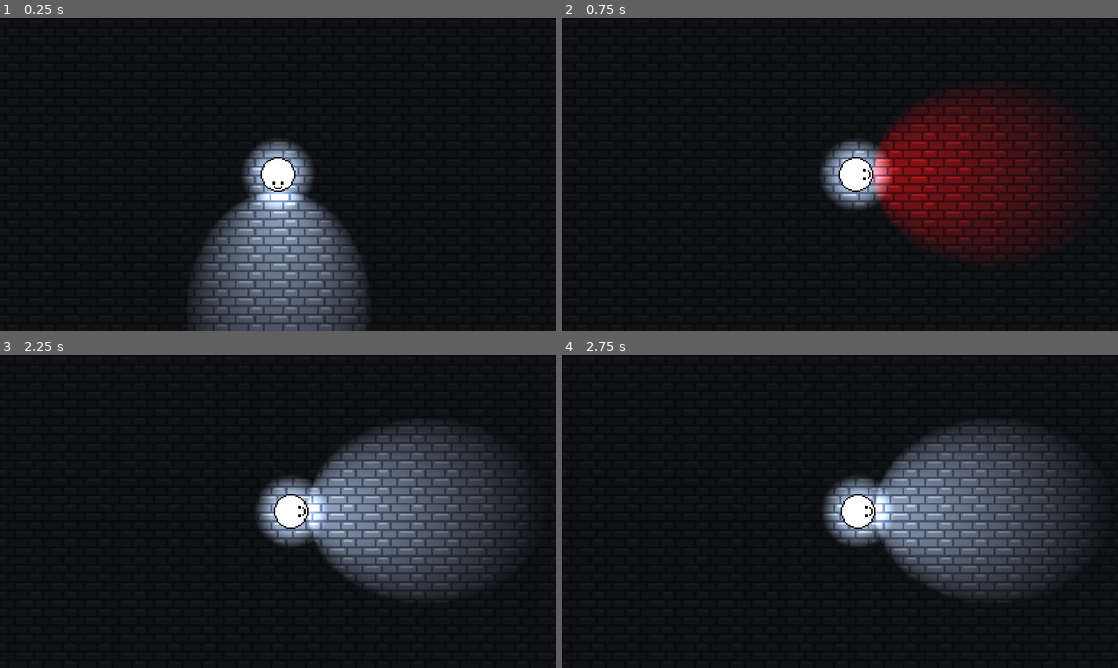
Above: before the commit, frames 1-4 (two rows, left to right).
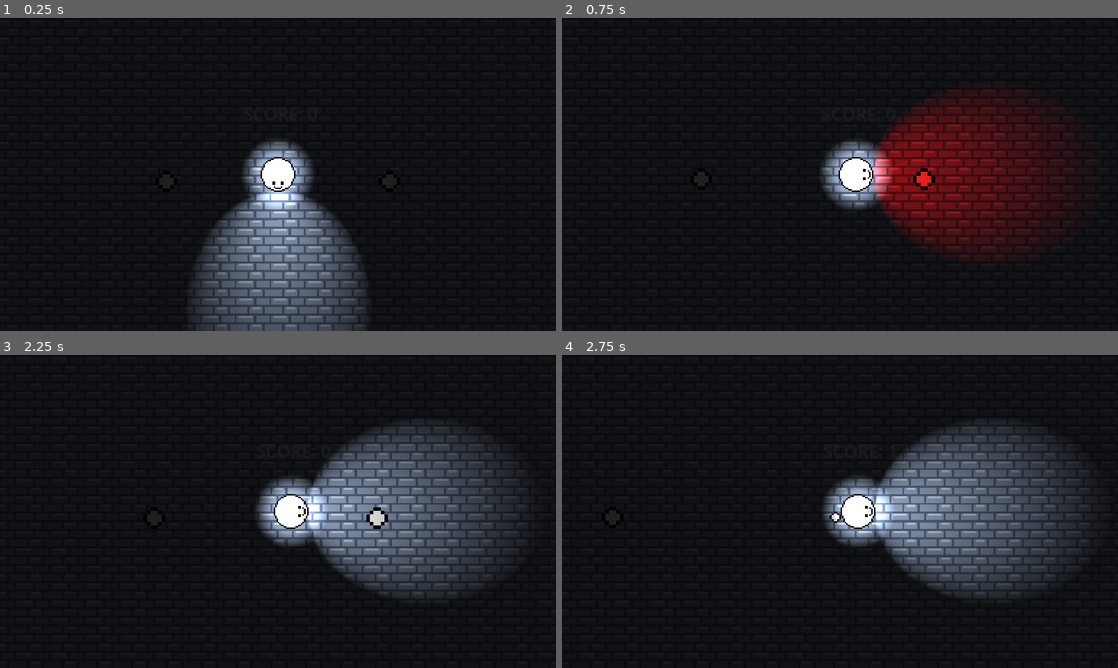
Above: after the commit, the same moments.

Repository: ToumaKamijou/Game-Making-A3
Game: Godot game, scene res://scenes/2D/levels/test_level.tscn
The game is run twice, just before and just after one commit, with the same random seed, the same clock (stepped at 60 frames per second) and the same inputs.
Inputs:
- Up to frame 1 (0.25 s): no input
- Up to frame 2 (0.75 s): tap Enter at 0.5 s; hold D (move_right) from 0.53 s (still down); hold Space (change_flash_color) from 0.53 s (still down)
- Up to frame 3 (2.25 s): release D (move_right) at 1.28 s; release Space (change_flash_color) at 1.28 s; hold S (move_down) 1.28-2.03 s; tap F (show_flashlight) at 1.35 s; hold D (move_right) from 2.03 s (still down); tap R at 2.1 s
- Up to frame 4 (2.75 s): keep holding D (move_right)

The runs differ from the first frame. In frame 1, less than 0.1% of the frame differs, in the area x 30-72%, y 50-55%; in frame 2, 0.2%; in frame 3, 0.2%, in the area x 28-70%, y 48-56%; in frame 4, less than 0.1%.

Commit message:
collectibles
imported very basic collectible functionality. score text hovering over player is extremely ugly but just for prototyping purposes. clearly shows off when score changes.
also changed project settings to use linear texture filtering by default

Diff:
--- a/a-3-game/project.godot
+++ b/a-3-game/project.godot
@@ -70,6 +70,10 @@
 2d_render/layer_1="Tiles"
 2d_render/layer_6="Player"
 
+[rendering]
+
+textures/canvas_textures/default_texture_filter=0
+
 [shader_globals]
 
 SHADER_TIME={
--- /dev/null
+++ b/a-3-game/scenes/2D/items/coin.gd
@@ -0,0 +1,33 @@
+extends Area2D
+
+# values adjustable in inspector per separate instance. change here to adjust defaults
+@export var score_amount: int = 1
+@export var bob_height: float = 15.0
+@export var bob_speed: float = 2.0
+
+@onready var audio = $AudioStreamPlayer2D
+
+# fetch starting position and time for bob function
+@onready var start_y: float = global_position.y
+var t: float = 0.0
+
+var collected = false
+
+func _physics_process(delta: float) -> void:
+	# bob up and down
+	t += delta
+	var d = sin((t * bob_speed) + 1) / 2
+	global_position.y = start_y + (d * bob_height)
+
+	# destroy self if collected
+	if collected == true:
+		scale -= Vector2(.1,.1) * 2
+		if scale <= Vector2(.5,.5):
+			audio.play()
+			queue_free()
+
+func _on_body_entered(body: Node2D) -> void:
+	if body.is_in_group("player") and collected == false:
+		body.add_score(score_amount)
+		print("collected")
+		collected = true
--- /dev/null
+++ b/a-3-game/scenes/2D/items/coin.tscn
@@ -0,0 +1,26 @@
+[gd_scene load_steps=5 format=3 uid="uid://d3wlvkrkhjw2b"]
+
+[ext_resource type="Texture2D" uid="uid://bxb2v6hbrpupb" path="res://assets/2D/sprites/coin.png" id="1_5jyeu"]
+[ext_resource type="Script" uid="uid://dwo3hq0loeh7n" path="res://scenes/2D/items/coin.gd" id="1_bmwih"]
+[ext_resource type="AudioStream" uid="uid://brf65vvyu0374" path="res://assets/sound/coin.ogg" id="3_xilg1"]
+
+[sub_resource type="CircleShape2D" id="CircleShape2D_5jyeu"]
+radius = 3.0
+
+[node name="coin" type="Area2D"]
+scale = Vector2(5, 5)
+collision_layer = 4
+script = ExtResource("1_bmwih")
+metadata/_edit_group_ = true
+
+[node name="Sprite2D" type="Sprite2D" parent="."]
+texture_filter = 1
+texture = ExtResource("1_5jyeu")
+
+[node name="CollisionShape2D" type="CollisionShape2D" parent="."]
+shape = SubResource("CircleShape2D_5jyeu")
+
+[node name="AudioStreamPlayer2D" type="AudioStreamPlayer2D" parent="."]
+stream = ExtResource("3_xilg1")
+
+[connection signal="body_entered" from="." to="." method="_on_body_entered"]
--- a/a-3-game/scenes/2D/levels/test_level.tscn
+++ b/a-3-game/scenes/2D/levels/test_level.tscn
@@ -1,8 +1,9 @@
-[gd_scene load_steps=7 format=4 uid="uid://cb375mffsapay"]
+[gd_scene load_steps=8 format=4 uid="uid://cb375mffsapay"]
 
 [ext_resource type="Texture2D" uid="uid://bj485ule5ltb0" path="res://assets/2D/sprites/tilemaps/stone_tile.png" id="1_ffd7h"]
 [ext_resource type="PackedScene" uid="uid://cxwyepp3mbvej" path="res://scenes/2D/player/player.tscn" id="1_ho7r7"]
 [ext_resource type="Script" uid="uid://cyl32akq4gu64" path="res://scripts/UI/test_level.gd" id="1_kpcvt"]
+[ext_resource type="PackedScene" uid="uid://d3wlvkrkhjw2b" path="res://scenes/2D/items/coin.tscn" id="4_1wh7b"]
 
 [sub_resource type="TileSetAtlasSource" id="TileSetAtlasSource_kpcvt"]
 texture = ExtResource("1_ffd7h")
@@ -52,6 +53,12 @@
 [node name="Player" parent="SubViewportContainer/SubViewport" instance=ExtResource("1_ho7r7")]
 position = Vector2(960, 540)
 
+[node name="coin" parent="SubViewportContainer/SubViewport" instance=ExtResource("4_1wh7b")]
+position = Vector2(806, 542.00006)
+
+[node name="coin2" parent="SubViewportContainer/SubViewport" instance=ExtResource("4_1wh7b")]
+position = Vector2(1114.0001, 542.00006)
+
 [node name="Display" type="Control" parent="."]
 layout_mode = 3
 anchors_preset = 0
--- a/a-3-game/scenes/2D/player/player.tscn
+++ b/a-3-game/scenes/2D/player/player.tscn
@@ -20,6 +20,9 @@
 fill_from = Vector2(0.5, 0.5)
 fill_to = Vector2(0.90000004, 0.1)
 metadata/_snap_enabled = true
+
+[sub_resource type="LabelSettings" id="LabelSettings_qy10c"]
+font_size = 12
 
 [node name="Player" type="CharacterBody2D" groups=["player"]]
 visibility_layer = 32
@@ -56,3 +59,11 @@
 [node name="PointLight2D" type="PointLight2D" parent="."]
 texture_filter = 1
 texture = SubResource("GradientTexture2D_qy10c")
+
+[node name="ScoreText" type="Label" parent="."]
+offset_left = -24.5
+offset_top = -50.5
+offset_right = 52.5
+offset_bottom = -13.5
+text = "SCORE: 0"
+label_settings = SubResource("LabelSettings_qy10c")
--- a/a-3-game/scripts/2D/player/player.gd
+++ b/a-3-game/scripts/2D/player/player.gd
@@ -1,6 +1,9 @@
 extends CharacterBody2D
 class_name Player
 
+# variables for collectible tracking
+@onready var score_text: Label = $ScoreText
+var score: int
 
 @onready var _sprite: Sprite2D = $Sprite2D
 @onready var _flashlight: PointLight2D = $Sprite2D/Flashlight
@@ -64,3 +67,7 @@
 			_flashlight.color = Color.LIME_GREEN
 		Global.LIGHT_COLOR.BLUE:
 			_flashlight.color = Color.ROYAL_BLUE
+
+func add_score(score_amount):
+	score += score_amount
+	score_text.text = str("SCORE: ", score)
Binary file added: a-3-game/assets/2D/sprites/coin.png
Not shown, added: a-3-game/assets/2D/sprites/coin.png.import
Not shown, added: a-3-game/assets/sound/coin.ogg.import
Not shown, added: a-3-game/scenes/2D/items/coin.gd.uid
Not shown: 1 places in a-3-game/scenes/2D/player/player.tscn that only renumber resources
Not shown, added: a-3-game/assets/sound/coin.ogg
